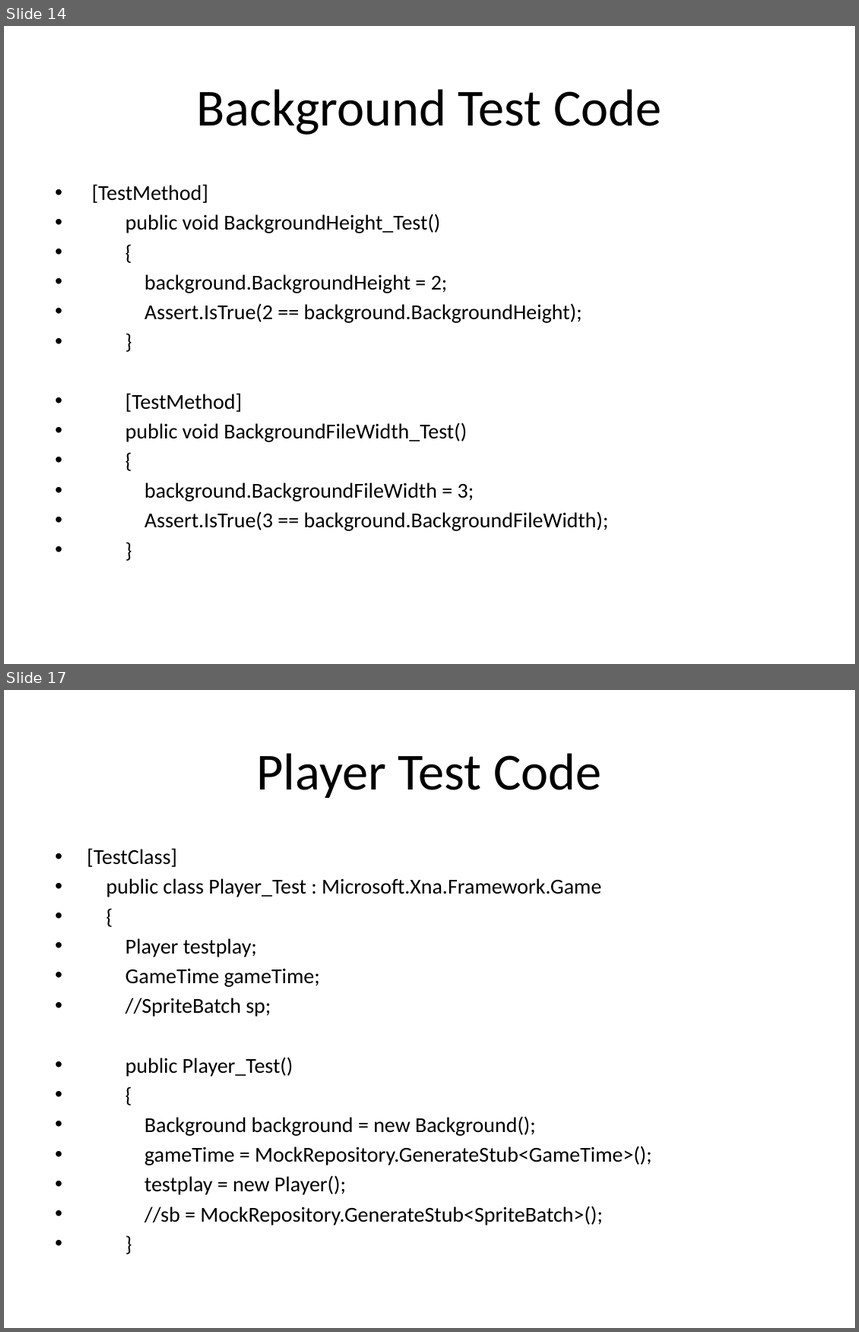
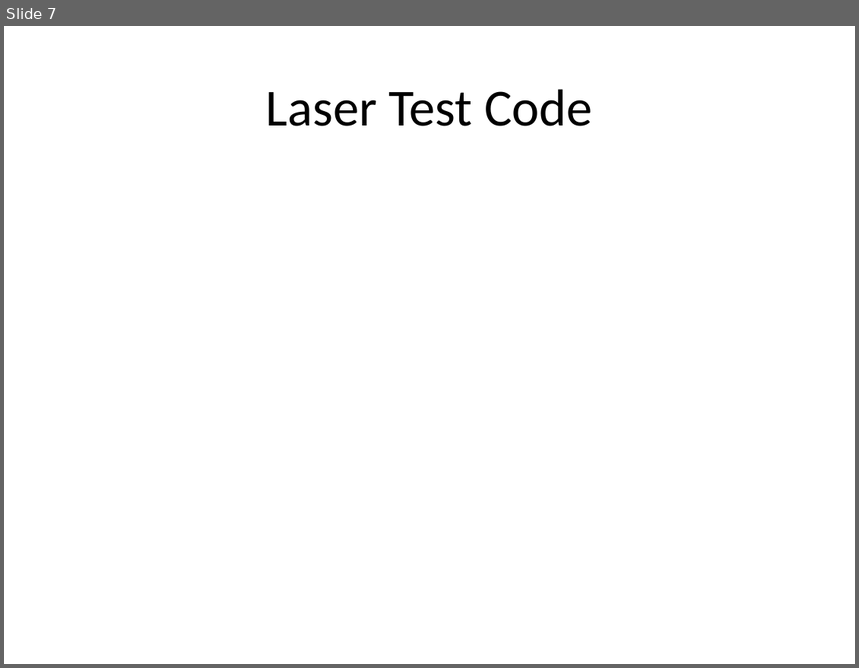
Before and after one commit to csce3513/Team15, a slide deck: Project Starfighter 1.0.pptx. Shown one above the other, each under a label of ours: slides 14 and 17 before the commit, slide 7 after it; the slides between them are not shown. The pictures are 859x1332 and 859x668 pixels, drawn with LibreOffice and Linux fonts; fonts in the diff are those of the drawing; background and template pictures are left out. Boxes give left, top, right and bottom in pixels: in the first picture for what was removed or moved away, otherwise in the second. Text is boxed around its words. In the diff, an @@ line names an element or a change of style, - is before the commit and + after.

```diff
--- a/Project Starfighter 1.0.pptx
+++ b/Project Starfighter 1.0.pptx
@@ slide 17 removed at bbox=[4, 690, 855, 1328], background picture (left out) @@
@@ title removed at bbox=[257, 753, 601, 798] @@
-Player Test Code
@@ text removed at bbox=[87, 848, 652, 1226] @@
-• [TestClass]
-• public class Player_Test : Microsoft.Xna.Framework.Game
-• {
-• Player testplay;
-• GameTime gameTime;
-• //SpriteBatch sp;
-• public Player_Test()
-• {
-• Background background = new Background();
-• gameTime = MockRepository.GenerateStub<GameTime>();
-• testplay = new Player();
-• //sb = MockRepository.GenerateStub<SpriteBatch>();
-• }
@@ what was slide 14 is now slide 7 @@
@@ slide 7 changed as well @@
@@ title at bbox=[266, 89, 592, 126]: text changed @@
-Background Test Code
+Laser Test Code
@@ text removed at bbox=[92, 184, 609, 531] @@
-• [TestMethod]
-• public void BackgroundHeight_Test()
-• {
-• background.BackgroundHeight = 2;
-• Assert.IsTrue(2 == background.BackgroundHeight);
-• }
-• [TestMethod]
-• public void BackgroundFileWidth_Test()
-• {
-• background.BackgroundFileWidth = 3;
-• Assert.IsTrue(3 == background.BackgroundFileWidth);
-• }
```
Also in this commit, not shown: 8 other slides changed, 1 slide added, 15 other slides removed, 40 other files.
